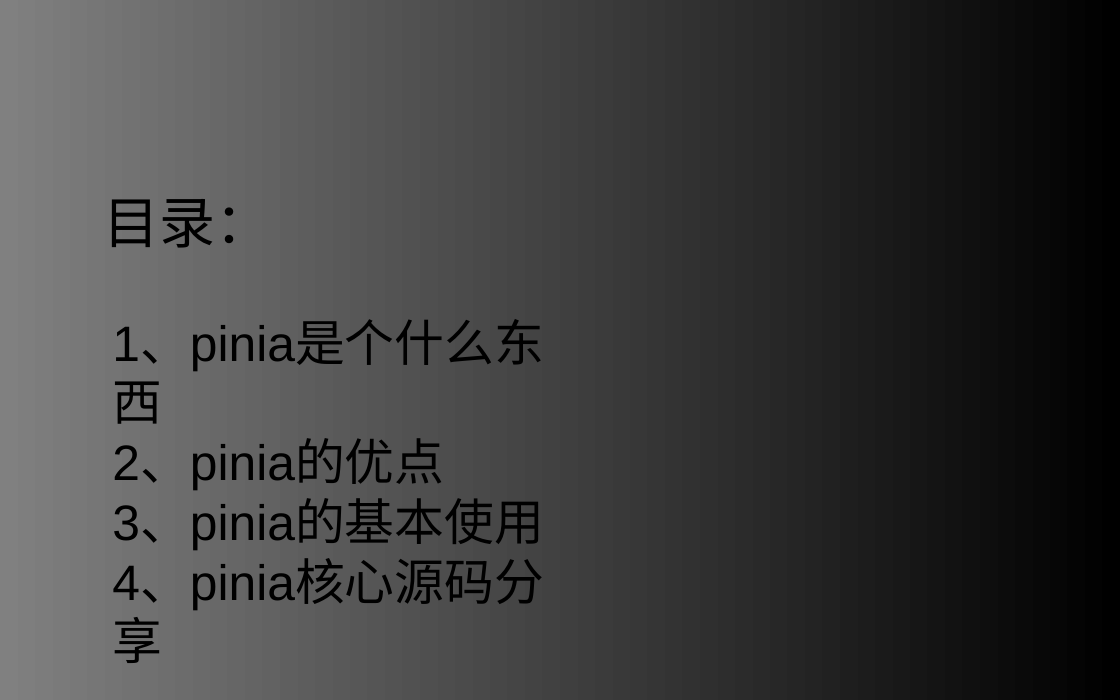
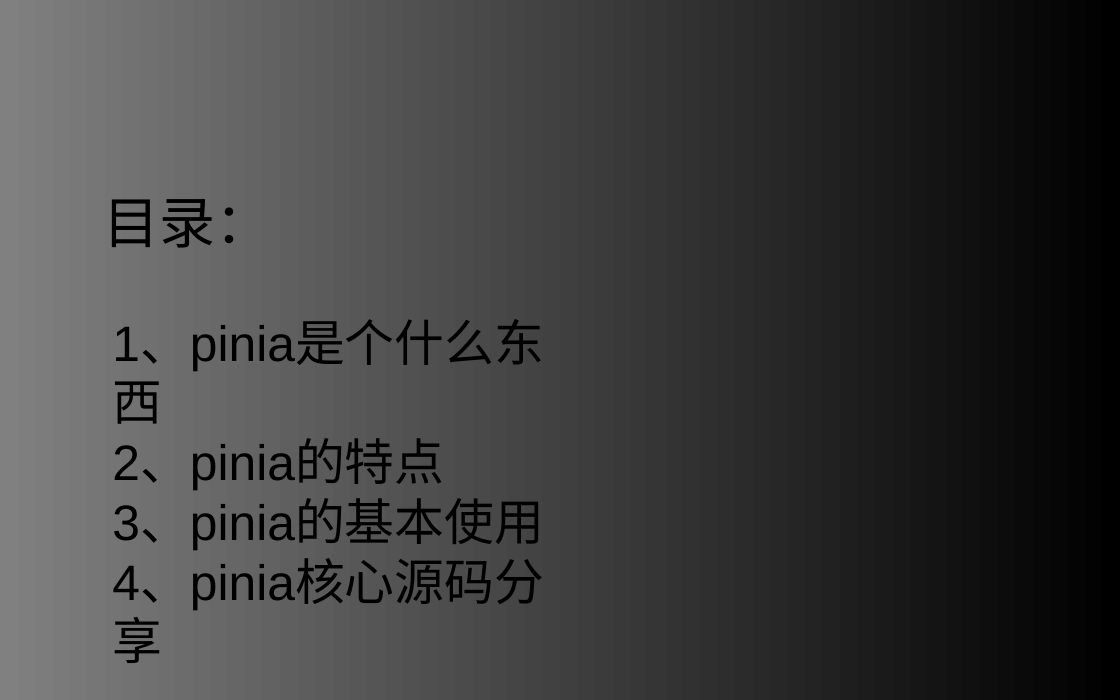
Before and after one commit to xhLONG/vue3-pinia-example, a slide deck: slide 2 of pinia介绍.pptx. Drawn at 1120x700 pixels with LibreOffice and Linux fonts; fonts in the diff are those of the drawing; background and template pictures are left out. Boxes give left, top, right and bottom in pixels: in the first picture for what was removed or moved away, otherwise in the second. Text is boxed around its words. In the diff, an @@ line names an element or a change of style, - is before the commit and + after.

```diff
--- a/pinia介绍.pptx
+++ b/pinia介绍.pptx
@@ text at [112, 441, 444, 490]: text changed @@
-2、pinia的优点
+2、pinia的特点
```
Also in this commit, not shown: 3 other slides changed, 5 slides added, 1 slide removed, 8 other files.
